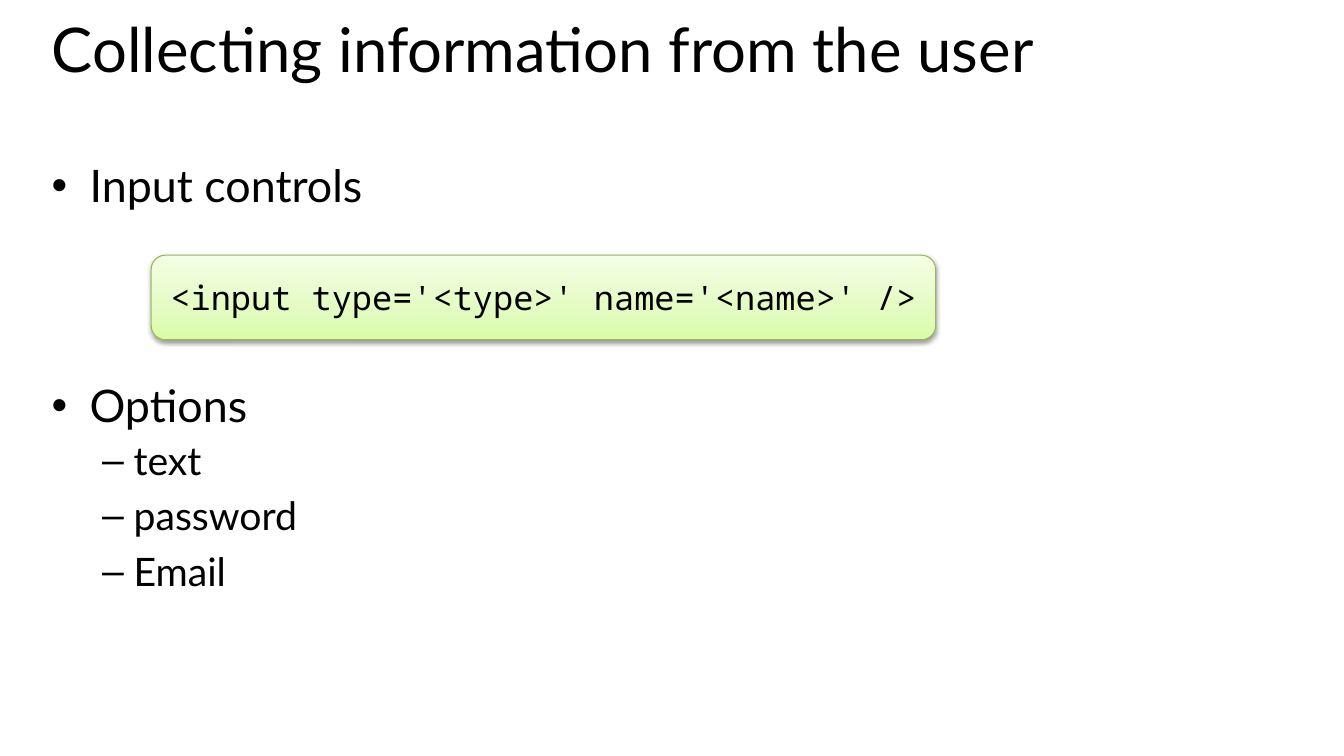
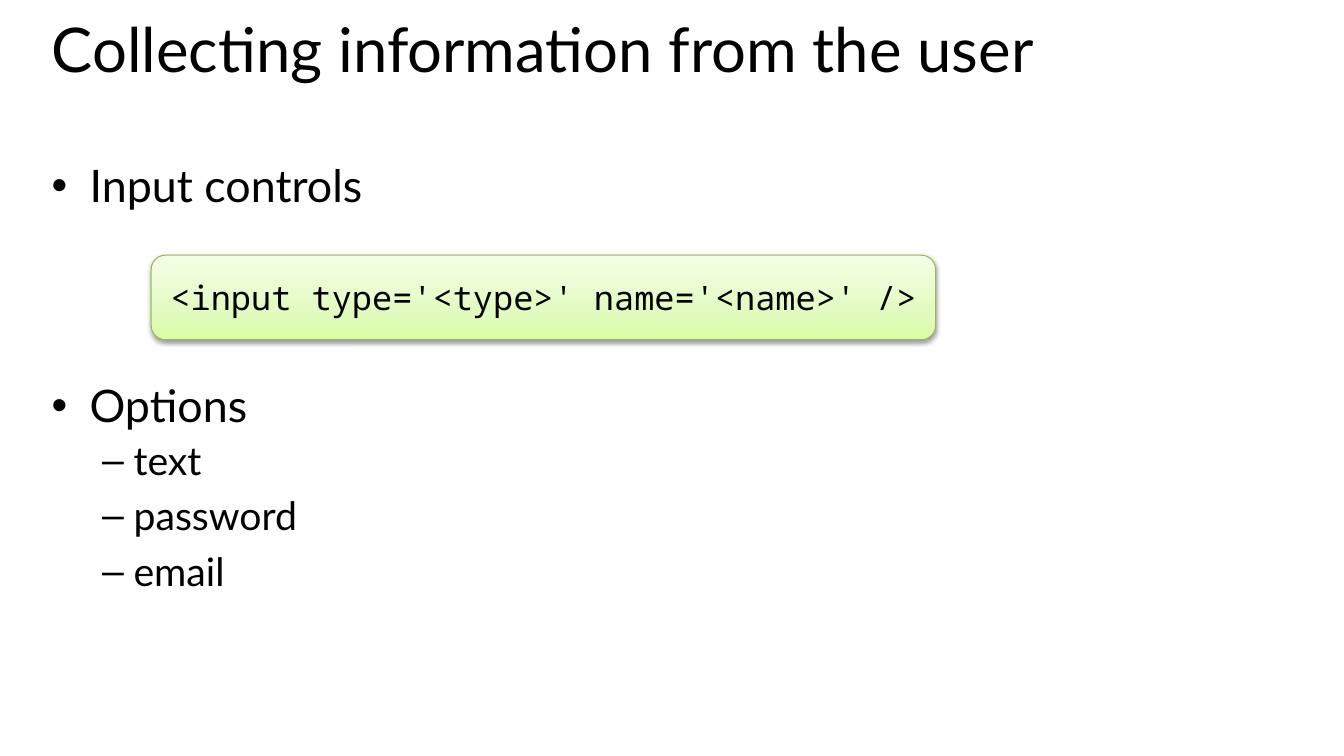
Before and after one commit to GeekTrainer/Flask, a slide deck: slide 16 of Slides/Module 3 - Creating an interface.pptx. Drawn at 1344x756 pixels with LibreOffice and Linux fonts; fonts in the diff are those of the drawing. Boxes give left, top, right and bottom in pixels: in the first picture for what was removed or moved away, otherwise in the second. Text is boxed around its words. In the diff, an @@ line names an element or a change of style, - is before the commit and + after.

```diff
--- a/Slides/Module 3 - Creating an interface.pptx
+++ b/Slides/Module 3 - Creating an interface.pptx
@@ text at [134, 557, 225, 587]: text changed @@
-  – Email
+  – email
```
Also in this commit, not shown: 1 other slide changed, 15 other files.
